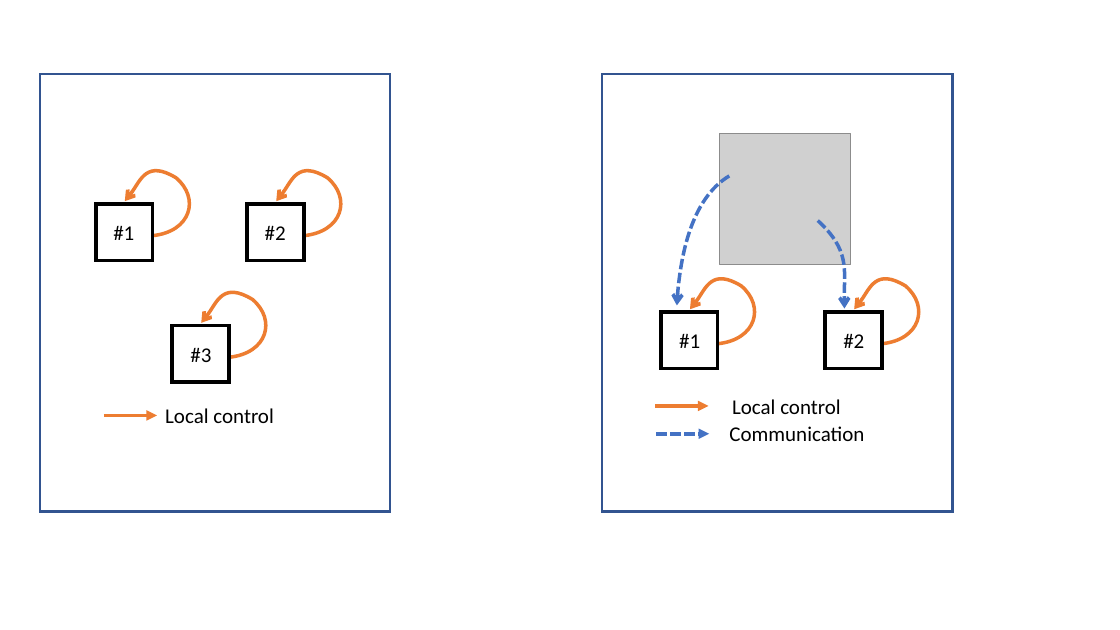
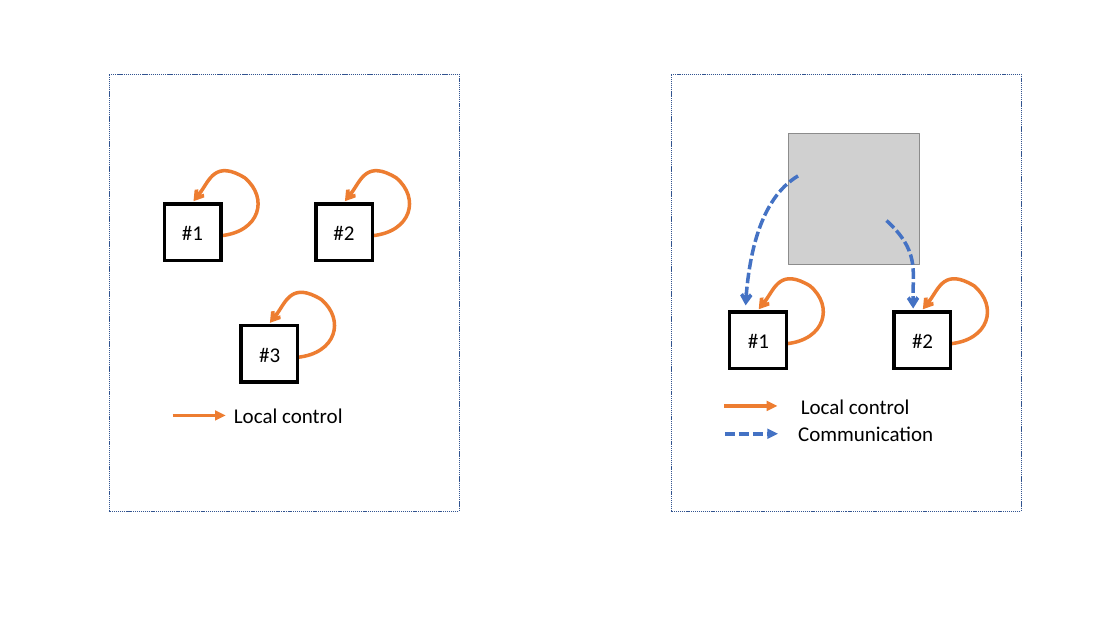
Before and after one commit to Jonathan56/supplementary_thesis, a slide deck: slide 26 of figures.pptx (slide 48 before the commit). Drawn at 1120x630 pixels with LibreOffice and Linux fonts; fonts in the diff are those of the drawing; grey boxes stand for pictures. Boxes give left, top, right and bottom in pixels: in the first picture for what was removed or moved away, otherwise in the second. Text is boxed around its words. In the diff, an @@ line names an element or a change of style, - is before the commit and + after.

```diff
--- a/figures.pptx
+++ b/figures.pptx
@@ rectangle at bbox=[108, 74, 459, 511]: outline #325491 2.25 pt to #325491 0.25 pt dashed @@
@@ 8 texts, 7 freeform shapes, 7 rectangles, 3 arrows, 1 picture: place and size @@
-8 texts, 7 freeform shapes, 7 rectangles, 3 arrows, 1 picture at bbox=[40, 74, 953, 511]
+8 texts, 7 freeform shapes, 7 rectangles, 3 arrows, 1 picture at bbox=[108, 74, 1022, 511]
@@ rectangle at bbox=[671, 74, 1022, 511]: outline #325491 2.25 pt to #325491 0.25 pt dashed @@
```
Also in this commit, not shown: 10 other slides changed, 3 slides added, 25 slides removed, 9 other files.
